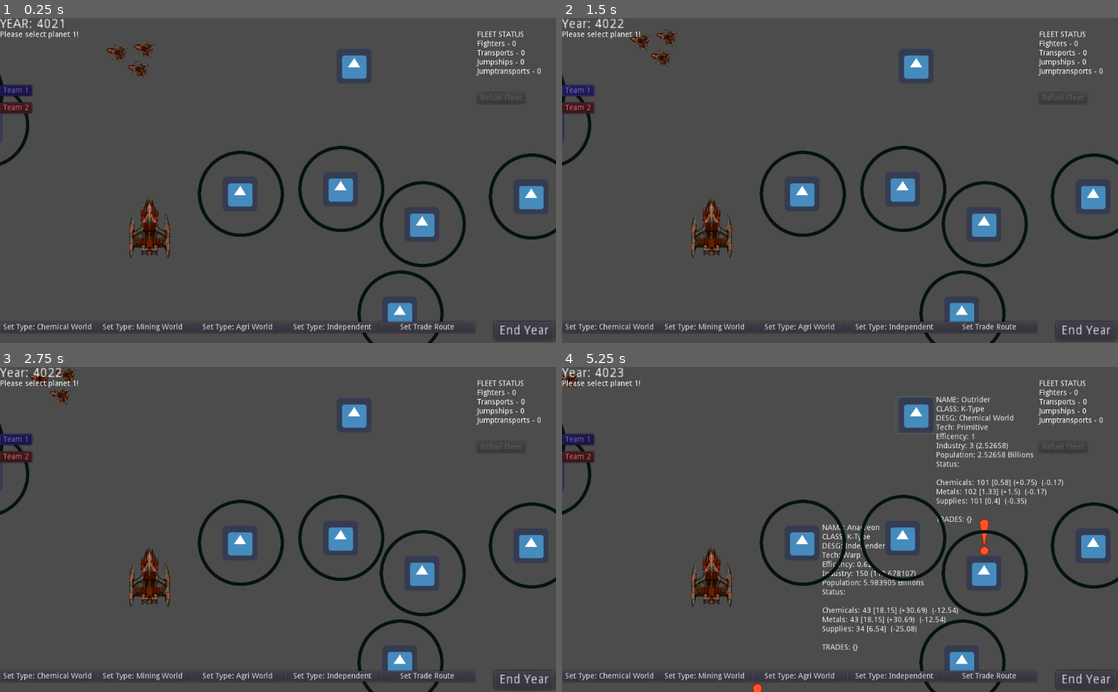
Above: before the commit, frames 1-4 (two rows, left to right).
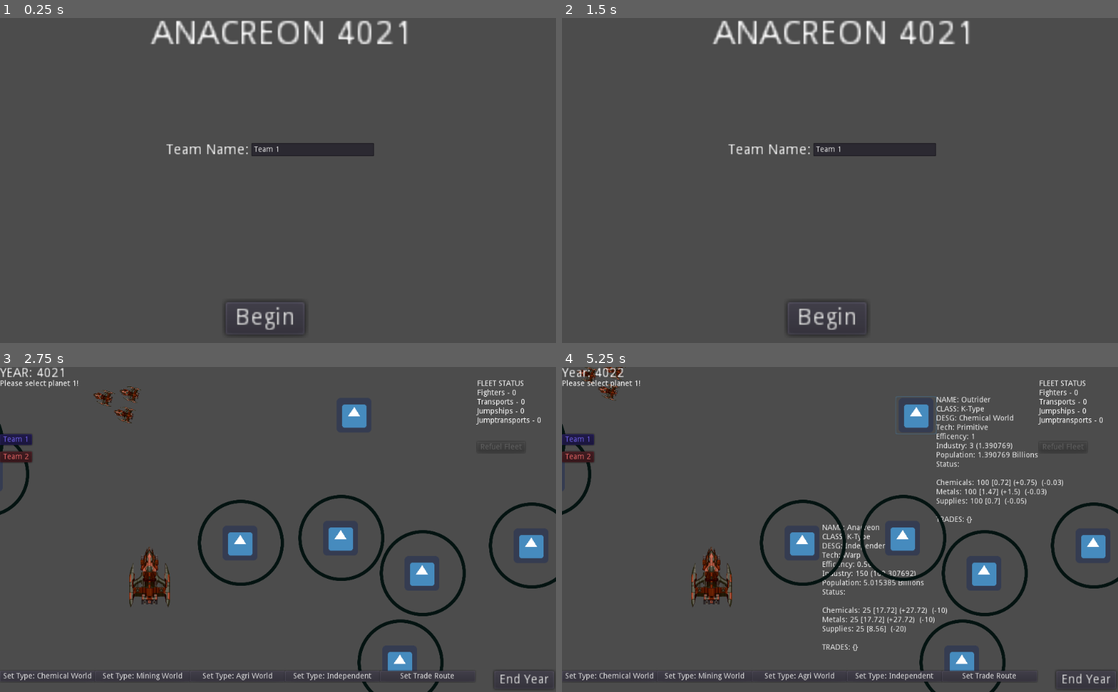
Above: after the commit, the same moments.

Repository: Nore5515/Anacreon4022
Game: Godot game, scene res://MainMenu.tscn
The game is run twice, just before and just after one commit, with the same random seed, the same clock (stepped at 60 frames per second) and the same inputs. Before the commit the project starts from res://Main.tscn. The engine's default icon, where the game draws it, is replaced by a stand-in: a white triangle on a blue panel in a dark square.
Inputs (mouse positions are in pixels of both pictures, inside the frame that each line leads up to):
- Up to frame 1 (0.25 s): no input
- Up to frame 2 (1.5 s): click (1084, 330) at 0.5 s, where only the run before the commit has a clickable "End Year"; click (578, 89) at 1.25 s, where only the run before the commit has a clickable "Team 1"
- Up to frame 3 (2.75 s): click (266, 666) at 2 s, where only the run after the commit has a clickable "Begin"
- Up to frame 4 (5.25 s): click "End Year" at 2.75 s; click "Team 1" at 3.5 s; click "NAME: Anacreon CLASS: K-Type …" at 4.25 s; click "NAME: Outrider CLASS: K-Type …" at 5 s

The runs differ from the first frame. In frame 1, 9.8% of the frame differs, in the area x 0-100%, y 0-100%; in frame 2, 9.8%; in frame 3, 0.7%; in frame 4, 1.0%.

Commit message:
TeamStuff

Diff:
--- /dev/null
+++ b/Global.gd
@@ -0,0 +1,12 @@
+extends Node
+
+var playerTeam = ""
+
+# Called when the node enters the scene tree for the first time.
+func _ready():
+	pass # Replace with function body.
+
+
+# Called every frame. 'delta' is the elapsed time since the previous frame.
+#func _process(delta):
+#	pass
--- /dev/null
+++ b/Global.tscn
@@ -0,0 +1,6 @@
+[gd_scene load_steps=2 format=2]
+
+[ext_resource path="res://Global.gd" type="Script" id=1]
+
+[node name="Global" type="Node"]
+script = ExtResource( 1 )
--- a/Main.gd
+++ b/Main.gd
@@ -1,10 +1,13 @@
 extends Node2D
 
 
+var global
 
 # Called when the node enters the scene tree for the first time.
 func _ready():
+	global = get_node("/root/Global")
 	$Planet.desgPlanet("Independent World")
+	get_node("CanvasLayer/Team1").text = global.playerTeam
 
 
 
--- a/Main.tscn
+++ b/Main.tscn
@@ -153,7 +153,7 @@
 margin_top = 124.189
 margin_right = 59.0
 margin_bottom = 144.189
-text = "Team 1"
+text = "Team 1 (Player)"
 script = ExtResource( 11 )
 __meta__ = {
 "_edit_use_anchors_": false
--- /dev/null
+++ b/MainMenu.gd
@@ -0,0 +1,21 @@
+extends Node2D
+
+
+# Declare member variables here. Examples:
+# var a = 2
+# var b = "text"
+
+
+# Called when the node enters the scene tree for the first time.
+func _ready():
+	pass # Replace with function body.
+
+
+# Called every frame. 'delta' is the elapsed time since the previous frame.
+#func _process(delta):
+#	pass
+
+
+func _on_Button_pressed():
+	get_node("/root/Global").playerTeam = $LineEdit.text
+	get_tree().change_scene("res://Main.tscn")
--- /dev/null
+++ b/MainMenu.tscn
@@ -0,0 +1,47 @@
+[gd_scene load_steps=2 format=2]
+
+[ext_resource path="res://MainMenu.gd" type="Script" id=1]
+
+[node name="MainMenu" type="Node2D"]
+script = ExtResource( 1 )
+
+[node name="Label" type="Label" parent="."]
+margin_left = 278.697
+margin_top = 3.8147e-06
+margin_right = 386.697
+margin_bottom = 14.0
+rect_scale = Vector2( 4.45962, 4.45962 )
+text = "ANACREON 4021"
+__meta__ = {
+"_edit_use_anchors_": false
+}
+
+[node name="Button" type="Button" parent="."]
+margin_left = 414.977
+margin_top = 524.245
+margin_right = 462.977
+margin_bottom = 544.245
+rect_scale = Vector2( 3.05357, 3.05357 )
+text = "Begin"
+__meta__ = {
+"_edit_use_anchors_": false
+}
+
+[node name="Label2" type="Label" parent="."]
+margin_left = 305.707
+margin_top = 230.815
+margin_right = 390.707
+margin_bottom = 244.815
+rect_scale = Vector2( 1.88447, 1.88447 )
+text = "Team Name: "
+
+[node name="LineEdit" type="LineEdit" parent="."]
+margin_left = 463.432
+margin_top = 230.815
+margin_right = 689.252
+margin_bottom = 254.815
+text = "Team 1"
+__meta__ = {
+"_edit_use_anchors_": false
+}
+[connection signal="pressed" from="Button" to="." method="_on_Button_pressed"]
--- a/Planet.gd
+++ b/Planet.gd
@@ -230,15 +230,16 @@
 	else:
 		supDanger = ""
 
-	if team != "" && changedTeamThisYear == false:
-		print ("Teaming!")
-		var nearest = getNearestUnalignedPlanet()
-		if nearest == null:
-			print ("No unaligned planets!")
-		else:
-			if nearest.team == "":
-				nearest.setTeam(team, modulate)
-				nearest.changedTeamThisYear = true
+	if team != "Team 1":
+		if team != "" && changedTeamThisYear == false:
+			print ("Teaming!")
+			var nearest = getNearestUnalignedPlanet()
+			if nearest == null:
+				print ("No unaligned planets!")
+			else:
+				if nearest.team == "":
+					nearest.setTeam(team, modulate)
+					nearest.changedTeamThisYear = true
 
 	changedTeamThisYear = false
 
--- a/project.godot
+++ b/project.godot
@@ -16,8 +16,12 @@
 [application]
 
 config/name="Anacreon4022"
-run/main_scene="res://Main.tscn"
+run/main_scene="res://MainMenu.tscn"
 config/icon="res://icon.png"
+
+[autoload]
+
+Global="*res://Global.tscn"
 
 [input]
 
